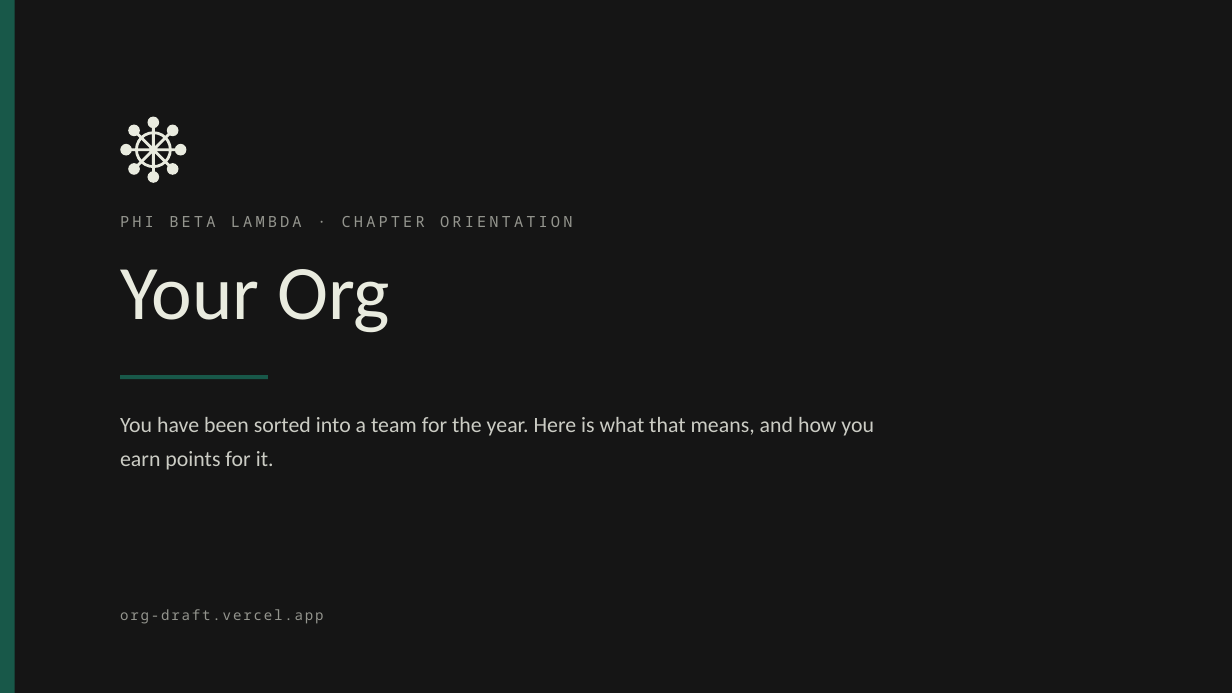
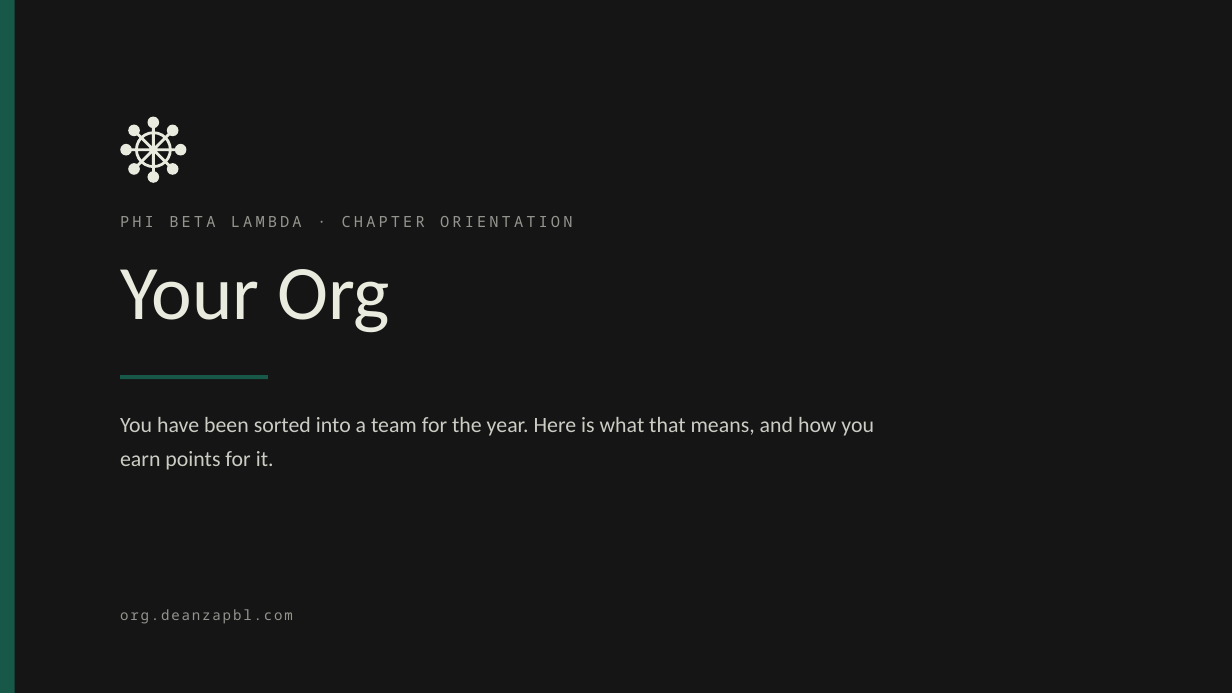
Before and after one commit to Slifronic/org-draft, a slide deck: slide 1 of slides/PBL-orientation.pptx. Drawn at 1232x693 pixels with LibreOffice and Linux fonts; fonts in the diff are those of the drawing. Boxes give left, top, right and bottom in pixels: in the first picture for what was removed or moved away, otherwise in the second. Text is boxed around its words. In the diff, an @@ line names an element or a change of style, - is before the commit and + after.

```diff
--- a/slides/PBL-orientation.pptx
+++ b/slides/PBL-orientation.pptx
@@ text at box(120, 609, 293, 624): text changed @@
-org-draft.vercel.app
+org.deanzapbl.com
```
Also in this commit, not shown: 3 other slides changed, 34 other files.
